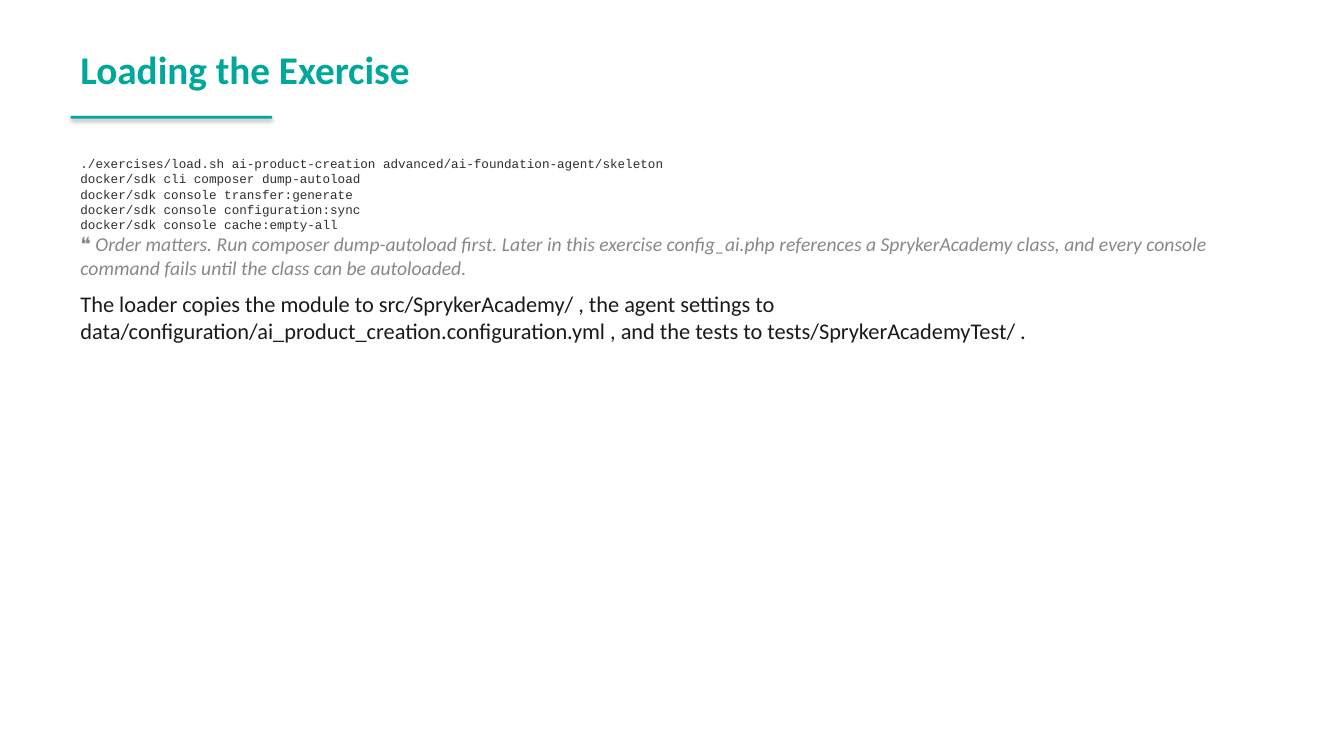
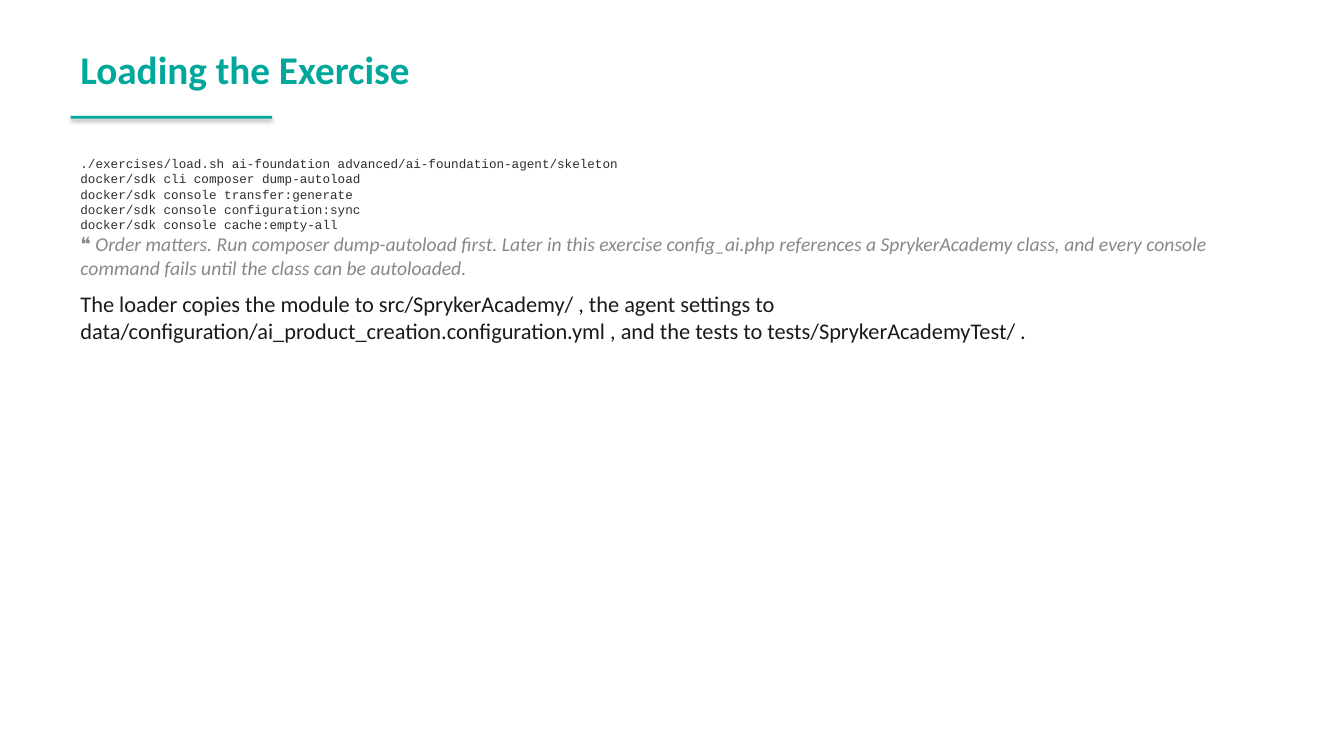
Before and after one commit to spryker-academy/instructor-exercises, a slide deck: slide 53 of guides-pptx/spryker-academy-ai.pptx (slide 35 before the commit). Drawn at 1344x756 pixels with LibreOffice and Linux fonts; fonts in the diff are those of the drawing. Boxes give left, top, right and bottom in pixels: in the first picture for what was removed or moved away, otherwise in the second. Text is boxed around its words. In the diff, an @@ line names an element or a change of style, - is before the commit and + after.

```diff
--- a/guides-pptx/spryker-academy-ai.pptx
+++ b/guides-pptx/spryker-academy-ai.pptx
@@ text at [80, 159, 618, 171]: text changed @@
-./exercises/load.sh ai-product-creation advanced/ai-foundation-agent/skeleton
+./exercises/load.sh ai-foundation advanced/ai-foundation-agent/skeleton
```
Also in this commit, not shown: 9 other slides changed, 18 slides added, 11 other files.
